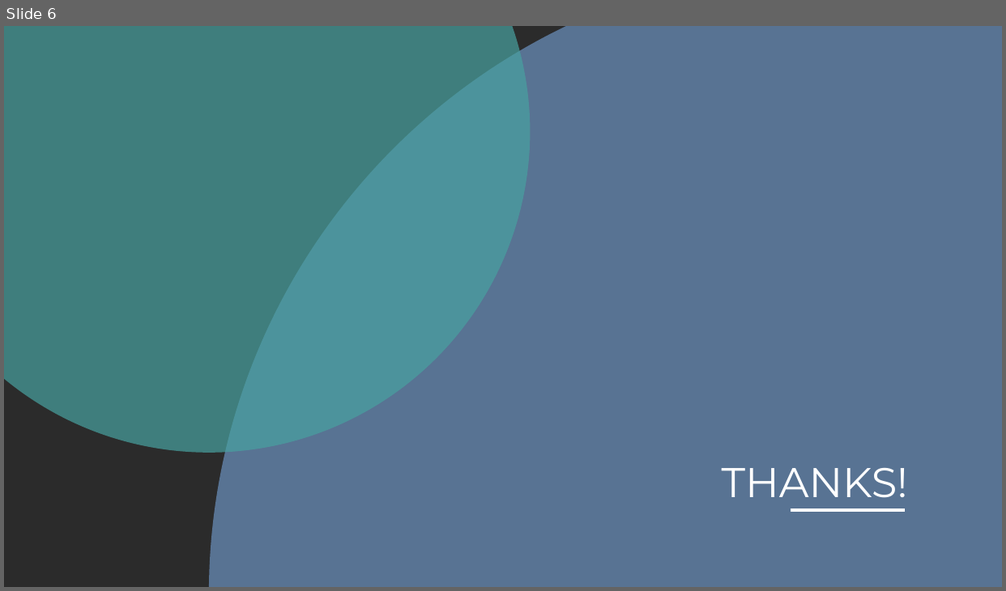
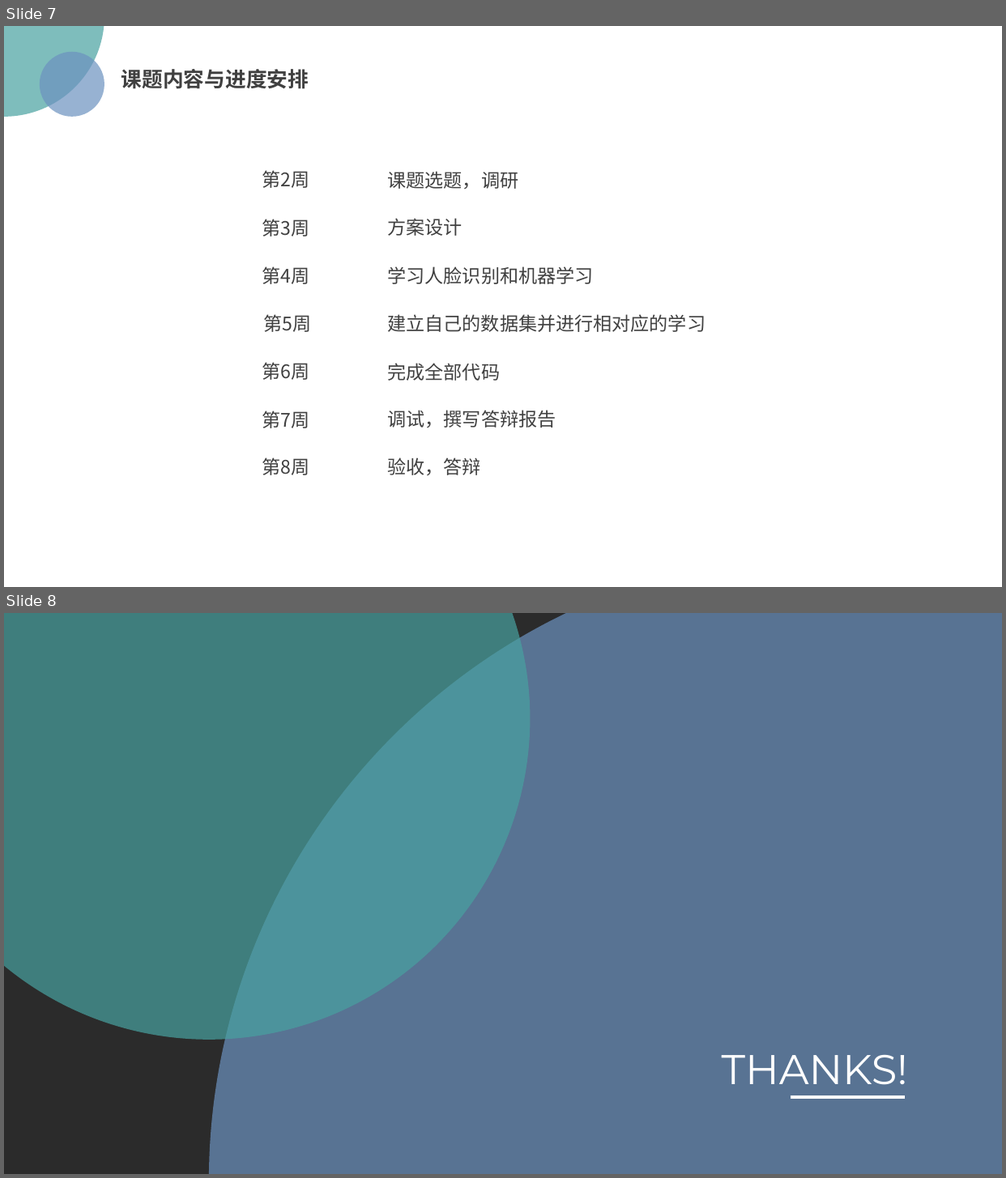
Before and after one commit to qwertyinsomnia/2019-HMI-ISP-07, a slide deck: 睡觉识别开题报告--人机交互.pptx. Shown one above the other, each under a label of ours: slide 6 before the commit, slides 7 and 8 after it. The pictures are 1006x591 and 1006x1178 pixels, drawn with LibreOffice and Linux fonts; fonts in the diff are those of the drawing; background and template pictures are left out; a plain dark background stands for a picture behind light text. Boxes give left, top, right and bottom in pixels: in the first picture for what was removed or moved away, otherwise in the second. Text is boxed around its words. In the diff, an @@ line names an element or a change of style, - is before the commit and + after.

```diff
--- a/睡觉识别开题报告--人机交互.pptx
+++ b/睡觉识别开题报告--人机交互.pptx
@@ slide 7 added at (x1=4, y1=26, x2=1002, y2=587), background picture (left out) @@
@@ ellipse added at (x1=4, y1=26, x2=104, y2=117), fill #48A2A0 at 70% opacity @@
@@ ellipse added at (x1=39, y1=51, x2=104, y2=117), fill #6C92C0 at 70% opacity @@
@@ text added at (x1=121, y1=69, x2=309, y2=89), 20 pt, text #404040, bold @@
+课题内容与进度安排
@@ text added at (x1=262, y1=170, x2=309, y2=188), 18 pt, text #404040 @@
+第2周
@@ text added at (x1=388, y1=171, x2=519, y2=189), 18 pt, text #404040 @@
+课题选题，调研
@@ text added at (x1=262, y1=219, x2=309, y2=237), 18 pt, text #404040 @@
+第3周
@@ text added at (x1=388, y1=218, x2=462, y2=236), 18 pt, text #404040 @@
+方案设计
@@ text added at (x1=262, y1=267, x2=309, y2=284), 18 pt, text #404040 @@
+第4周
@@ text added at (x1=388, y1=267, x2=594, y2=284), 18 pt, text #404040 @@
+学习人脸识别和机器学习
@@ text added at (x1=263, y1=314, x2=311, y2=332), 18 pt, text #404040 @@
+第5周
@@ text added at (x1=387, y1=314, x2=705, y2=332), 18 pt, text #404040 @@
+建立自己的数据集并进行相对应的学习
@@ text added at (x1=262, y1=362, x2=309, y2=380), 18 pt, text #404040 @@
+第6周
@@ text added at (x1=388, y1=363, x2=501, y2=381), 18 pt, text #404040 @@
+完成全部代码
@@ text added at (x1=262, y1=411, x2=309, y2=429), 18 pt, text #404040 @@
+第7周
@@ text added at (x1=388, y1=410, x2=556, y2=428), 18 pt, text #404040 @@
+调试，撰写答辩报告
@@ text added at (x1=262, y1=458, x2=309, y2=476), 18 pt, text #404040 @@
+第8周
@@ text added at (x1=388, y1=458, x2=481, y2=476), 18 pt, text #404040 @@
+验收，答辩
@@ what was slide 6 is now slide 8 @@
```
Also in this commit, not shown: 1 slide changed, 1 other slide added.
